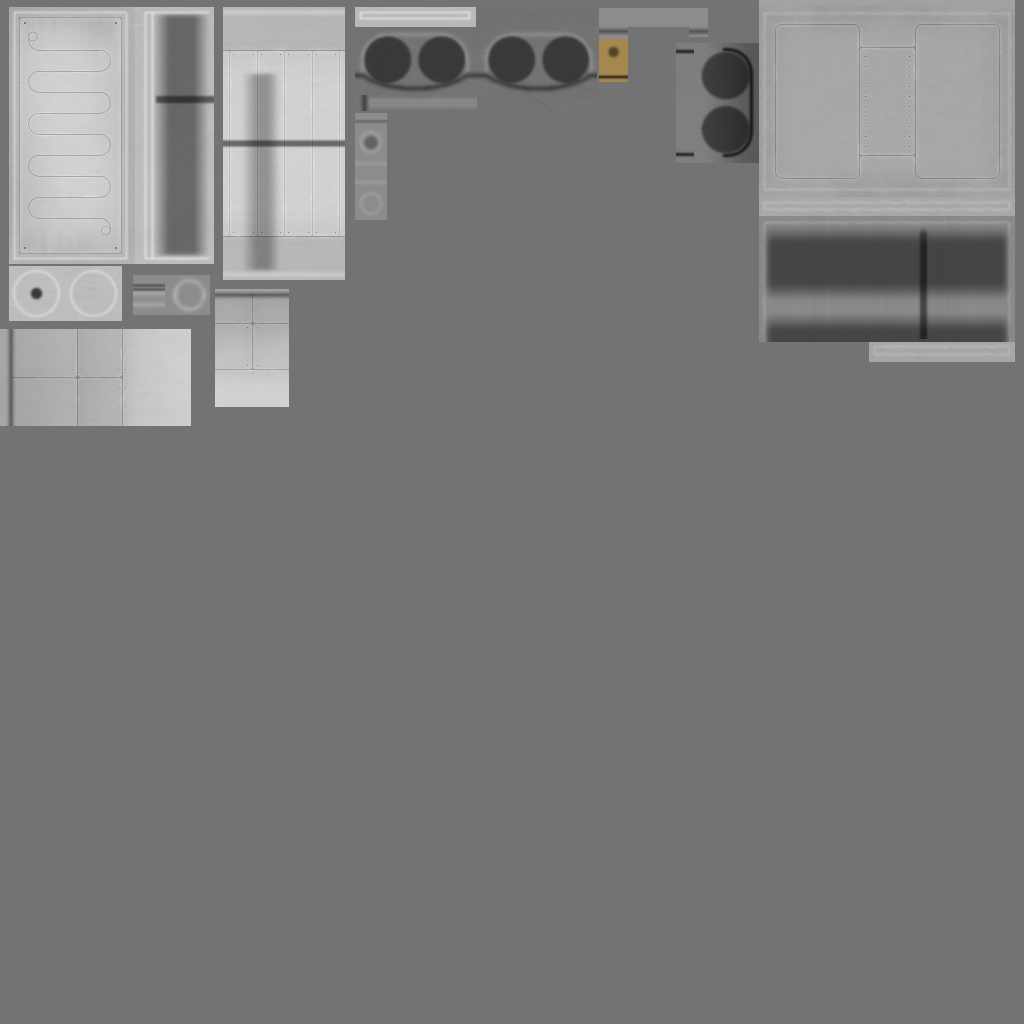
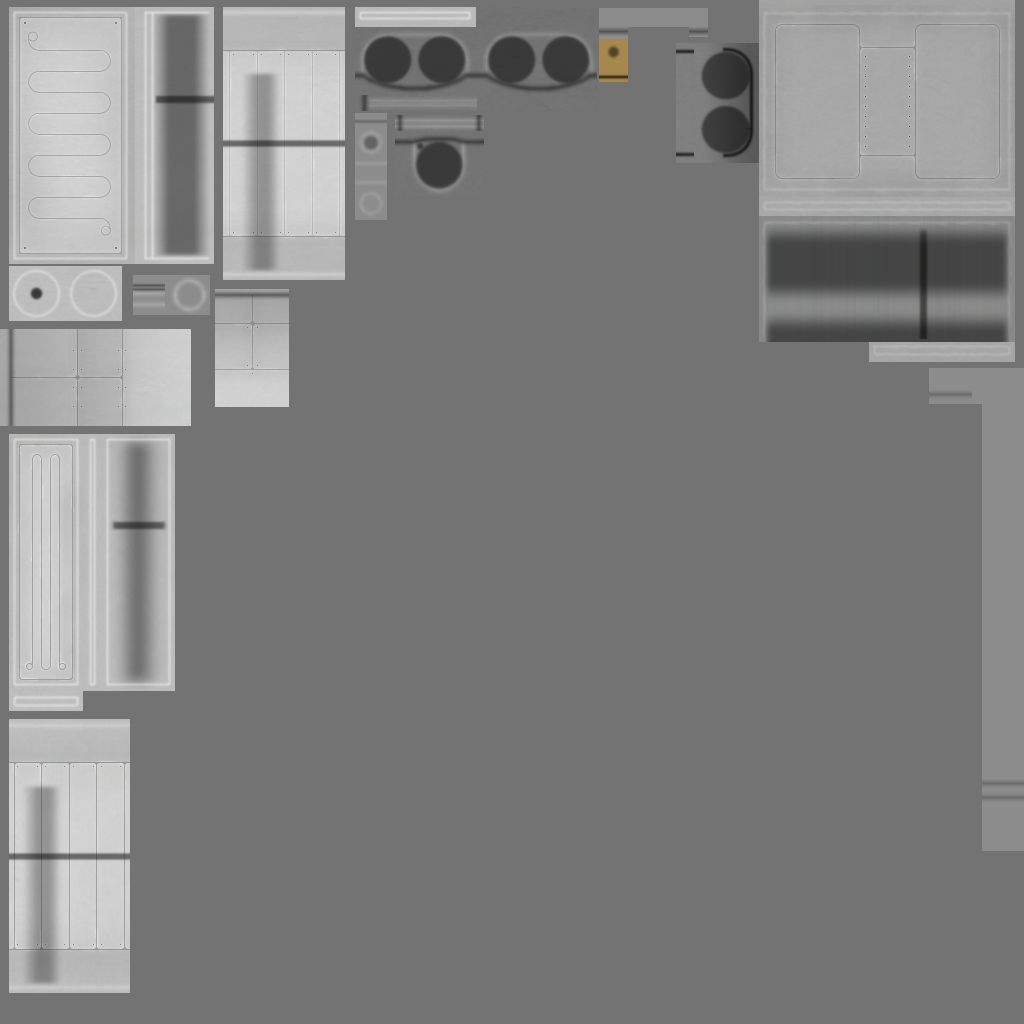
Layered file, before and after one edit (1024×1024). Changes by layer:
added layer "Pipe Low" (1st of 2) above "Base Low 3" over box(929, 389, 1024, 803)
added layer "Tank Bolts 1" (50%) above "Tank Low 2" over box(16, 765, 122, 946)
added layer "Tank Low 1" (1st of 2) (30%) above "Tank High 1" over box(21, 782, 63, 988)
added layer "Tank High 1" (1st of 2) above "Hue/Saturation 2" over box(9, 720, 130, 993)
added group "Tank" (1st of 3) (40%) with 4 layers above "Cover High" over box(9, 734, 130, 978)
added layer "Tank" (2nd of 3, in "Tank") in group "Tank" over box(9, 761, 130, 951)
added layer "Tank Higher" (1st of 2, in "Tank") in group "Tank" over box(12, 760, 127, 952)
added layer "Tank High" in group "Tank" over box(9, 754, 130, 958)
added layer "Tank Shade" (50%) in group "Tank" over box(9, 734, 130, 978)
added layer "Cover High" (1st of 2) above "Cover Low 2" over box(11, 436, 173, 709)
added layer "Cover Low 1" (1st of 3) (50%) above "Hue/Saturation 1" over box(107, 433, 169, 691)
added group "Cover" (1st of 2) (40%) with 7 layers above "Cover Scuff" over box(11, 436, 81, 688)
added layer "Cover Detail 1 Higher" (1st of 2, in "Cover") in group "Cover" over box(24, 452, 66, 671)
added layer "Cover Detail 1 High" (1st of 2, in "Cover") in group "Cover" over box(21, 449, 71, 675)
added layer "Cover" (2nd of 2, in "Cover") in group "Cover" over box(18, 443, 73, 681)
added layer "Cover Higher" in group "Cover" over box(17, 442, 75, 682)
added layer "Cover High" (2nd of 2, in "Cover") in group "Cover" over box(11, 436, 81, 688)
added layer "Cover Shade" (1st of 2, in "Cover") (50%) in group "Cover" over box(20, 445, 72, 679)
added layer "Cover Scuff" (10%) above "Wear" over box(9, 434, 85, 691)
added layer "Wear" (1st of 5) (20%) above "MonoSphere_1" over box(9, 115, 484, 993)
removed layer "Cover Gradient 2" (was multiply, 10%) from group "MonoDouble_1_2" over box(20, 18, 121, 253)
painted on "b" over box(9, 115, 1024, 993)
…and 7 more changes (7 added)
